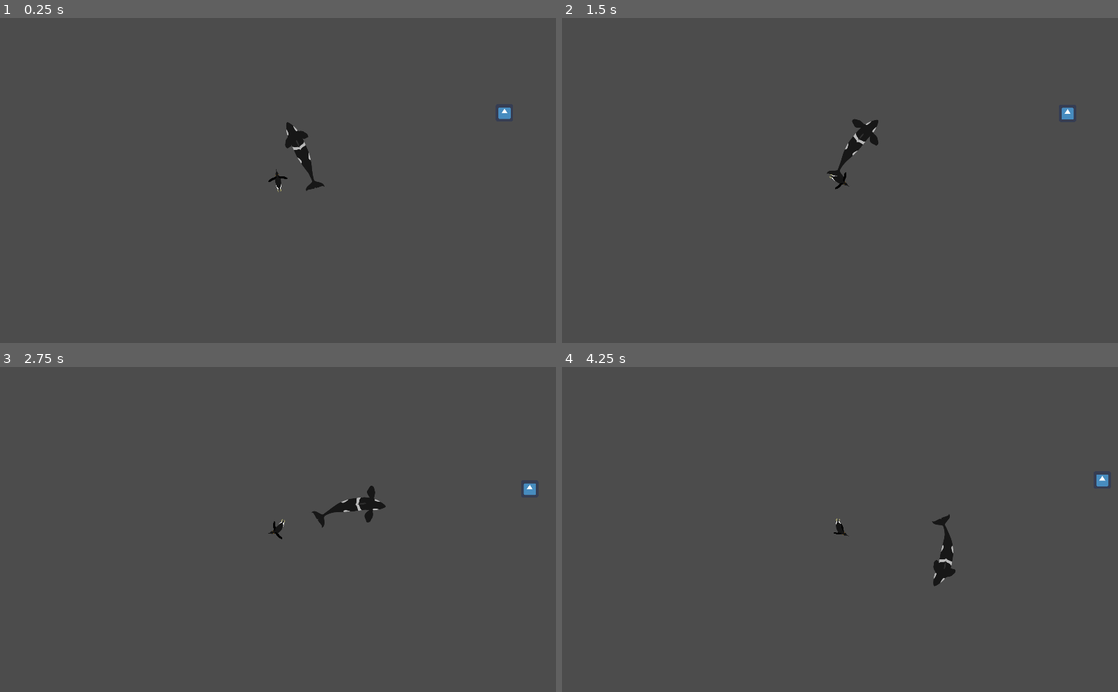
Above: before the commit, frames 1-4 (two rows, left to right).
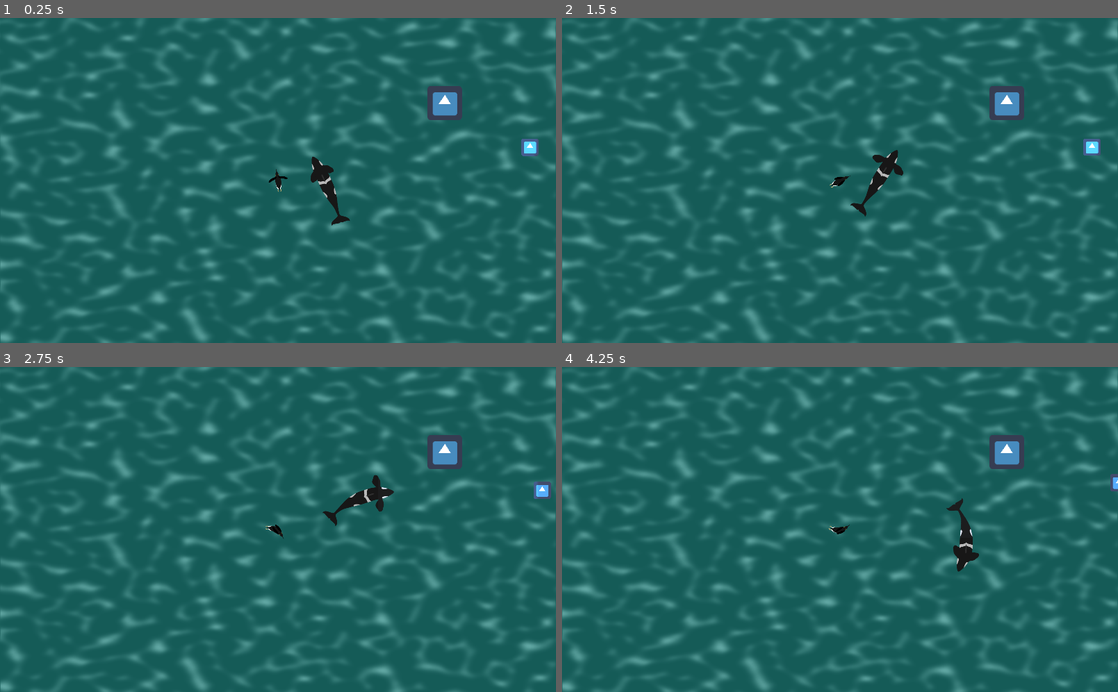
Above: after the commit, the same moments.

Repository: matheus-s-arruda/pinguim_race
Game: Godot game, scene res://src/entities/gamplay/world.tscn
Two runs of this game, one before a commit and one after it. Both use one fixed random seed, a clock stepped at 60 frames per second and the inputs below. The engine's default icon, where the game draws it, is replaced by a stand-in: a white triangle on a blue panel in a dark square.
Inputs (mouse positions are in pixels of both pictures, inside the frame that each line leads up to):
- Up to frame 1 (0.25 s): no input
- Up to frame 2 (1.5 s): tap Enter at 0.5 s; move the mouse to (962, 164) at 0.52 s; hold Right (ui_right) 0.53-1.28 s; hold Space (ui_select) 0.53-1.28 s; click (962, 164) at 0.67 s; move the mouse to (728, 196) at 1.27 s; hold Down (ui_down) from 1.28 s (still down); tap Space (ui_select) at 1.35 s
- Up to frame 3 (2.75 s): tap Space (ui_select) at 1.52, 1.82 s; move the mouse to (333, 458) at 2.02 s; release Down (ui_down) at 2.03 s; hold Right (ui_right) from 2.03 s (still down); hold Space (ui_select) from 2.03 s (still down)
- Up to frame 4 (4.25 s): move the mouse to (812, 594) at 2.77 s; release Right (ui_right) at 2.78 s; release Space (ui_select) at 2.78 s; hold Up (ui_up) 2.78-3.53 s; tap Space (ui_select) at 2.85, 3.02, 3.32 s; click (812, 594) at 2.92 s; move the mouse to (1006, 578) at 3.52 s; hold Left (ui_left) from 3.53 s (still down); hold Space (ui_select) from 3.53 s (still down)

The runs differ from the first frame. In frame 1, 100% of the frame differs, in the area x 0-100%, y 0-100%; in frame 2, 100%; in frame 3, 99%; in frame 4, 100%.

Commit message:
classe pinguim

Diff:
--- a/project.godot
+++ b/project.godot
@@ -7,6 +7,16 @@
 ;   param=value ; assign values to parameters
 
 config_version=4
+
+_global_script_classes=[ {
+"base": "KinematicBody2D",
+"class": "GPenguin",
+"language": "GDScript",
+"path": "res://src/entities/pinguins/class.gd"
+} ]
+_global_script_class_icons={
+"GPenguin": ""
+}
 
 [application]
 
@@ -49,6 +59,10 @@
 , Object(InputEventKey,"resource_local_to_scene":false,"resource_name":"","device":0,"alt":false,"shift":false,"control":false,"meta":false,"command":false,"pressed":false,"scancode":83,"physical_scancode":0,"unicode":0,"echo":false,"script":null)
  ]
 }
+slide={
+"deadzone": 0.5,
+"events": [  ]
+}
 
 [physics]
 
--- a/src/entities/gamplay/world.tscn
+++ b/src/entities/gamplay/world.tscn
@@ -1,9 +1,37 @@
-[gd_scene load_steps=5 format=2]
+[gd_scene load_steps=9 format=2]
 
 [ext_resource path="res://src/entities/whale/whale.tscn" type="PackedScene" id=1]
 [ext_resource path="res://src/entities/orca/orca.tscn" type="PackedScene" id=2]
 [ext_resource path="res://icon.png" type="Texture" id=3]
 [ext_resource path="res://src/entities/pinguins/imperial/pinguin_imperial.tscn" type="PackedScene" id=4]
+
+[sub_resource type="Shader" id=1]
+code = "shader_type canvas_item;
+
+uniform sampler2D _normal;
+
+
+void fragment(){
+	float _fator = texture(_normal, UV).r;
+	if (_fator > 0.4) {
+		COLOR += pow(_fator - 0.15, 4.0) * 0.8;
+	}
+
+
+}"
+
+[sub_resource type="OpenSimplexNoise" id=4]
+octaves = 2
+period = 15.6
+persistence = 0.0
+lacunarity = 1.0
+
+[sub_resource type="NoiseTexture" id=2]
+noise = SubResource( 4 )
+
+[sub_resource type="ShaderMaterial" id=3]
+shader = SubResource( 1 )
+shader_param/_normal = SubResource( 2 )
 
 [node name="world" type="Node2D"]
 
@@ -21,10 +49,33 @@
 texture = ExtResource( 3 )
 
 [node name="pinguin_imperial" parent="." instance=ExtResource( 4 )]
-position = Vector2( 1262, -207 )
+position = Vector2( 1168, -334 )
 rotation = -1.72235
 
 [node name="Camera2D" type="Camera2D" parent="pinguin_imperial"]
 rotation = 1.72235
 current = true
 zoom = Vector2( 2, 2 )
+smoothing_enabled = true
+smoothing_speed = 10.0
+
+[node name="canvas_water" type="CanvasLayer" parent="."]
+layer = -1
+
+[node name="ColorRect" type="ColorRect" parent="canvas_water"]
+material = SubResource( 3 )
+anchor_right = 1.0
+anchor_bottom = 1.0
+color = Color( 0.0823411, 0.355469, 0.341639, 1 )
+__meta__ = {
+"_edit_use_anchors_": false
+}
+
+[node name="Light2D" type="Light2D" parent="canvas_water"]
+position = Vector2( 867, 144 )
+texture = ExtResource( 3 )
+texture_scale = 5.35
+
+[node name="Sprite" type="Sprite" parent="canvas_water"]
+position = Vector2( 819, 157 )
+texture = ExtResource( 3 )
--- /dev/null
+++ b/src/entities/pinguins/class.gd
@@ -0,0 +1,65 @@
+class_name GPenguin
+extends KinematicBody2D
+
+enum {IN_WATER, IN_TERRAIN}
+enum {NORMAL, IN_SLIDE}
+
+const SLIDE_WATER := 1.0
+const SLIDE_TERRAIN := 2.0
+const MAX_SPEED := 1000.0
+const ACCELR_TIME := 4.0
+const MAX_ROTATE_SPEED := 0.06
+
+var slide := 1.0
+var state = IN_WATER
+var substate = NORMAL
+var input_speed := 0.0
+var input_dir := 0.0
+var input_slide := false setget _handle_slide
+
+var _motion := Vector2.ZERO
+var _current_speed := 0.0
+var _current_rotation := 0.0
+var _flag_anim_slide := 0.0
+
+func _physics_process(delta):
+	_handle_states(delta)
+	_animation()
+
+
+	_motion = move_and_slide(_motion, Vector2.UP)
+	_current_speed = lerp(_current_speed,  input_speed * MAX_SPEED, delta / ACCELR_TIME if input_speed != 0.0 else delta)
+	_motion = lerp(_motion, Vector2.RIGHT.rotated(global_rotation) * _current_speed, delta * slide)
+
+	_current_rotation = lerp(_current_rotation, input_dir, delta * 4.0 if input_dir != 0.0 else delta * 8.0)
+	global_rotation += _current_rotation * MAX_ROTATE_SPEED * slide
+
+
+func _animation():
+	$AnimationTree["parameters/BlendTree/TimeScale/scale"] = (3.0 - ((_motion.length() / MAX_SPEED) * 2.0)) if input_speed != 0.0 or input_dir != 0.0 else 0.1
+	$AnimationTree["parameters/BlendTree/swim_stop/blend_amount"] = 0.9 - (_current_speed / MAX_SPEED)
+	$AnimationTree["parameters/BlendTree/left_right/blend_amount"] = _current_rotation
+	$AnimationTree["parameters/BlendTree/fins_slide/blend_amount"] = _flag_anim_slide
+	$AnimationTree["parameters/BlendTree/fins_motion/scale"] =  (4.0 - ((_motion.length() / MAX_SPEED) * 3.0)) if input_speed != 0.0 or input_dir != 0.0 else 0.1
+
+
+func _handle_states(delta):
+	match state:
+		IN_WATER:
+			slide = SLIDE_WATER
+
+		IN_TERRAIN:
+			slide = SLIDE_TERRAIN
+
+	match substate:
+		NORMAL:
+			_flag_anim_slide = _flag_anim_slide - (delta * 4.0) if _flag_anim_slide > 0.0 else 0.0
+
+		IN_SLIDE:
+			_flag_anim_slide = _flag_anim_slide + (delta * 4.0) if _flag_anim_slide < 1.0 else 1.0
+			slide *= 0.5
+
+
+func _handle_slide(value:bool):
+	input_slide = value
+	substate = IN_SLIDE if input_slide else NORMAL
--- a/src/entities/pinguins/imperial/pinguin_imperial.gd
+++ b/src/entities/pinguins/imperial/pinguin_imperial.gd
@@ -1,35 +1,7 @@
-extends KinematicBody2D
-
-
-const MAX_SPEED := 1000.0
-const ACCELR_TIME := 4.0
-const MAX_ROTATE_SPEED := 0.06
-
-var _input_speed := 0.0
-var _input_dir := 0.0
-
-var _motion := Vector2.ZERO
-var _current_speed := 0.0
-var _current_rotation := 0.0
-
-
-func _physics_process(delta):
-	_animation()
-	_motion = move_and_slide(_motion, Vector2.UP)
-	_current_speed = lerp(_current_speed,  _input_speed * MAX_SPEED, delta / ACCELR_TIME if _input_speed != 0.0 else delta)
-	_motion = Vector2.RIGHT.rotated(global_rotation) * _current_speed
-
-	_current_rotation = lerp(_current_rotation, _input_dir, delta * 4.0 if _input_dir != 0.0 else delta * 8.0)
-	global_rotation += _current_rotation * MAX_ROTATE_SPEED
-
-
-func _animation():
-	$AnimationTree["parameters/BlendTree/swim_stop/blend_amount"] = 0.9 - (_current_speed / MAX_SPEED)
-	$AnimationTree["parameters/BlendTree/left_right/blend_amount"] = _current_rotation
-	$AnimationTree["parameters/BlendTree/fins_slide/blend_amount"]
-	$AnimationTree["parameters/BlendTree/fins_motion/scale"] =  0.1 + (_input_speed * (6.0 - ((_current_speed / MAX_SPEED) * 5.0)))
+extends GPenguin
 
 
 func _input(_event):
-	_input_speed = Input.get_axis("ui_down", "ui_up")
-	_input_dir = Input.get_axis("ui_left", "ui_right")
+	input_speed = Input.get_axis("ui_down", "ui_up")
+	input_dir = Input.get_axis("ui_left", "ui_right")
+	self.input_slide = Input.is_action_pressed("ui_select")
--- a/src/entities/pinguins/imperial/pinguin_imperial.tscn
+++ b/src/entities/pinguins/imperial/pinguin_imperial.tscn
@@ -165,6 +165,18 @@
 "transitions": PoolRealArray( 1 ),
 "update": 0,
 "values": [ Vector2( 1, 1 ) ]
+}
+tracks/13/type = "value"
+tracks/13/path = NodePath("Skeleton2D/origin:position")
+tracks/13/interp = 1
+tracks/13/loop_wrap = true
+tracks/13/imported = false
+tracks/13/enabled = true
+tracks/13/keys = {
+"times": PoolRealArray( 0 ),
+"transitions": PoolRealArray( 1 ),
+"update": 0,
+"values": [ Vector2( 77.087, 86.2641 ) ]
 }
 
 [sub_resource type="Animation" id=9]
@@ -359,6 +371,18 @@
 "update": 0,
 "values": [ -43.9243 ]
 }
+tracks/9/type = "value"
+tracks/9/path = NodePath("Skeleton2D/origin:position")
+tracks/9/interp = 1
+tracks/9/loop_wrap = true
+tracks/9/imported = false
+tracks/9/enabled = true
+tracks/9/keys = {
+"times": PoolRealArray( 0 ),
+"transitions": PoolRealArray( 1 ),
+"update": 0,
+"values": [ Vector2( 77.087, 86.2641 ) ]
+}
 
 [sub_resource type="Animation" id=5]
 resource_name = "left"
@@ -471,6 +495,18 @@
 "update": 0,
 "values": [ -43.9243 ]
 }
+tracks/9/type = "value"
+tracks/9/path = NodePath("Skeleton2D/origin:position")
+tracks/9/interp = 1
+tracks/9/loop_wrap = true
+tracks/9/imported = false
+tracks/9/enabled = true
+tracks/9/keys = {
+"times": PoolRealArray( 0 ),
+"transitions": PoolRealArray( 1 ),
+"update": 0,
+"values": [ Vector2( 77.087, 86.2641 ) ]
+}
 
 [sub_resource type="Animation" id=6]
 resource_name = "right"
@@ -582,6 +618,18 @@
 "transitions": PoolRealArray( 1 ),
 "update": 0,
 "values": [ -43.9243 ]
+}
+tracks/9/type = "value"
+tracks/9/path = NodePath("Skeleton2D/origin:position")
+tracks/9/interp = 1
+tracks/9/loop_wrap = true
+tracks/9/imported = false
+tracks/9/enabled = true
+tracks/9/keys = {
+"times": PoolRealArray( 0 ),
+"transitions": PoolRealArray( 1 ),
+"update": 0,
+"values": [ Vector2( 77.087, 86.2641 ) ]
 }
 
 [sub_resource type="Animation" id=7]
@@ -598,7 +646,7 @@
 "times": PoolRealArray( 0, 0.1, 0.4, 0.5, 0.6, 0.9 ),
 "transitions": PoolRealArray( 1, 1, 1, 1, 1, 1 ),
 "update": 0,
-"values": [ 3.29711, 2.69713, -2.0277, -2.70268, -2.1027, 2.62213 ]
+"values": [ -5.26699, -3.67967, 9.01892, 10.6062, 9.01892, -3.67967 ]
 }
 tracks/1/type = "value"
 tracks/1/path = NodePath("Skeleton2D/origin/tronco:rotation_degrees")
@@ -610,7 +658,7 @@
 "times": PoolRealArray( 0, 0.1, 0.4, 0.5, 0.6, 0.9 ),
 "transitions": PoolRealArray( 1, 1, 1, 1, 1, 1 ),
 "update": 0,
-"values": [ -7.53265, -6.09907, 5.19039, 6.80317, 5.36959, -5.91987 ]
+"values": [ -14.0411, -10.6564, 16.4207, 19.8053, 16.4207, -10.6564 ]
 }
 tracks/2/type = "value"
 tracks/2/path = NodePath("Skeleton2D/origin/quadril:rotation_degrees")
@@ -619,10 +667,10 @@
 tracks/2/imported = false
 tracks/2/enabled = true
 tracks/2/keys = {
-"times": PoolRealArray( 0, 0.1, 0.2, 0.3, 0.4, 0.5, 0.6, 0.7, 0.8, 0.9 ),
-"transitions": PoolRealArray( 1, 1, 1, 1, 1, 1, 1, 1, 1, 1 ),
-"update": 0,
-"values": [ 3.69622, 3.69863, 3.69649, 3.69086, 3.68524, 3.67961, 3.6772, 3.67934, 3.68497, 3.69059 ]
+"times": PoolRealArray( 0, 0.1, 0.4, 0.5, 0.6, 0.9 ),
+"transitions": PoolRealArray( 1, 1, 1, 1, 1, 1 ),
+"update": 0,
+"values": [ 3.68805, 3.68242, 3.67934, 3.68778, 3.17773, 3.70225 ]
 }
 tracks/3/type = "value"
 tracks/3/path = NodePath("Skeleton2D/origin/quadril/bacia/pernas:rotation_degrees")
@@ -631,10 +679,10 @@
 tracks/3/imported = false
 tracks/3/enabled = true
 tracks/3/keys = {
-"times": PoolRealArray( 0, 0.1, 0.2, 0.3, 0.4, 0.5, 0.6, 0.7, 0.8, 0.9 ),
-"transitions": PoolRealArray( 1, 1, 1, 1, 1, 1, 1, 1, 1, 1 ),
-"update": 0,
-"values": [ 3.80414, 4.39247, 3.86951, 2.49674, 1.12397, -0.248798, -0.837127, -0.314167, 1.0586, 2.43137 ]
+"times": PoolRealArray( 0, 0.1, 0.4, 0.5, 0.6, 0.9 ),
+"transitions": PoolRealArray( 1, 1, 1, 1, 1, 1 ),
+"update": 0,
+"values": [ 1.81036, 0.437586, -0.314167, 1.74498, 2.97906, 5.27496 ]
 }
 tracks/4/type = "value"
 tracks/4/path = NodePath("Skeleton2D/origin/quadril/bacia:rotation_degrees")
@@ -643,10 +691,10 @@
 tracks/4/imported = false
 tracks/4/enabled = true
 tracks/4/keys = {
-"times": PoolRealArray( 0, 0.1, 0.2, 0.3, 0.4, 0.5, 0.6, 0.7, 0.8, 0.9 ),
-"transitions": PoolRealArray( 1, 1, 1, 1, 1, 1, 1, 1, 1, 1 ),
-"update": 0,
-"values": [ -4.27972, -4.02528, -4.25145, -4.84515, -5.43884, -6.03254, -6.28698, -6.06081, -5.46711, -4.87342 ]
+"times": PoolRealArray( 0, 0.1, 0.4, 0.5, 0.6, 0.9 ),
+"transitions": PoolRealArray( 1, 1, 1, 1, 1, 1 ),
+"update": 0,
+"values": [ -5.14199, -5.73569, -6.06081, -5.17027, -1.51132, -3.64362 ]
 }
 tracks/5/type = "value"
 tracks/5/path = NodePath("Skeleton2D/origin/tronco/neck/cabeca:rotation_degrees")
@@ -658,7 +706,7 @@
 "times": PoolRealArray( 0, 0.1, 0.4, 0.5, 0.6, 0.9 ),
 "transitions": PoolRealArray( 1, 1, 1, 1, 1, 1 ),
 "update": 0,
-"values": [ -88.8815, -89.6037, -95.2904, -96.1028, -95.3807, -89.6939 ]
+"values": [ -78.3412, -81.6835, -108.422, -111.765, -108.422, -81.6835 ]
 }
 tracks/6/type = "value"
 tracks/6/path = NodePath("Skeleton2D/origin/quadril/bacia/pernas/patas:rotation_degrees")
@@ -667,10 +715,10 @@
 tracks/6/imported = false
 tracks/6/enabled = true
 tracks/6/keys = {
-"times": PoolRealArray( 0, 0.1, 0.2, 0.3, 0.4, 0.5, 0.6, 0.7, 0.8, 0.9 ),
-"transitions": PoolRealArray( 1, 1, 1, 1, 1, 1, 1, 1, 1, 1 ),
-"update": 0,
-"values": [ 89.9302, 90.5479, 89.9988, 88.5574, 87.1161, 85.6747, 85.057, 85.6061, 87.0474, 88.4888 ]
+"times": PoolRealArray( 0, 0.1, 0.4, 0.5, 0.6, 0.9 ),
+"transitions": PoolRealArray( 1, 1, 1, 1, 1, 1 ),
+"update": 0,
+"values": [ 87.8367, 86.3954, 85.6061, 87.7681, 90.5041, 91.4744 ]
 }
 tracks/7/type = "value"
 tracks/7/path = NodePath("Skeleton2D/origin/tronco/neck/cabeca/Position2D:rotation_degrees")
@@ -684,6 +732,18 @@
 "update": 0,
 "values": [ -35.4653, -35.4653, -35.4653, -35.4653, -35.4653, -35.4653 ]
 }
+tracks/8/type = "value"
+tracks/8/path = NodePath("Skeleton2D/origin:position")
+tracks/8/interp = 1
+tracks/8/loop_wrap = true
+tracks/8/imported = false
+tracks/8/enabled = true
+tracks/8/keys = {
+"times": PoolRealArray( 0, 0.3, 0.4, 0.5, 0.8, 0.9, 1, 1.4, 1.5, 1.6, 1.9 ),
+"transitions": PoolRealArray( 1, 1, 1, 1, 1, 1, 1, 1, 1, 1, 1 ),
+"update": 0,
+"values": [ Vector2( 82.4204, 86.2641 ), Vector2( 72.8203, 86.2641 ), Vector2( 71.7536, 86.2641 ), Vector2( 72.8203, 86.2641 ), Vector2( 82.4204, 86.2641 ), Vector2( 83.7537, 86.2641 ), Vector2( 82.4204, 86.2641 ), Vector2( 72.8203, 86.2641 ), Vector2( 71.7536, 86.2641 ), Vector2( 72.8203, 86.2641 ), Vector2( 82.4204, 86.2641 ) ]
+}
 
 [sub_resource type="AnimationNodeAnimation" id=11]
 animation = "idle"
@@ -716,21 +776,21 @@
 [sub_resource type="AnimationNodeBlend2" id=17]
 
 [sub_resource type="AnimationNodeBlendTree" id=19]
-graph_offset = Vector2( -651.429, 212.857 )
+graph_offset = Vector2( -710, 11.4286 )
 nodes/Animation/node = SubResource( 16 )
-nodes/Animation/position = Vector2( -457.143, 57.1429 )
+nodes/Animation/position = Vector2( -628.571, 57.1429 )
 "nodes/Animation 2/node" = SubResource( 11 )
-"nodes/Animation 2/position" = Vector2( -457.143, 171.429 )
+"nodes/Animation 2/position" = Vector2( -628.571, 171.429 )
 "nodes/Animation 3/node" = SubResource( 12 )
-"nodes/Animation 3/position" = Vector2( -285.714, -57.1429 )
+"nodes/Animation 3/position" = Vector2( -457.143, -57.1429 )
 "nodes/Animation 4/node" = SubResource( 13 )
-"nodes/Animation 4/position" = Vector2( -285.714, 257.143 )
+"nodes/Animation 4/position" = Vector2( -457.143, 257.143 )
 "nodes/Animation 5/node" = SubResource( 21 )
 "nodes/Animation 5/position" = Vector2( -457.143, 371.429 )
 "nodes/Animation 6/node" = SubResource( 22 )
 "nodes/Animation 6/position" = Vector2( -285.714, 514.286 )
 nodes/TimeScale/node = SubResource( 24 )
-nodes/TimeScale/position = Vector2( 285.714, 171.429 )
+nodes/TimeScale/position = Vector2( -114.286, 57.1429 )
 nodes/_add/node = SubResource( 20 )
 nodes/_add/position = Vector2( 85.7143, 171.429 )
 nodes/fins_motion/node = SubResource( 25 )
@@ -738,11 +798,11 @@
 nodes/fins_slide/node = SubResource( 23 )
 nodes/fins_slide/position = Vector2( -114.286, 371.429 )
 nodes/left_right/node = SubResource( 18 )
-nodes/left_right/position = Vector2( -85.7143, 57.1429 )
-nodes/output/position = Vector2( 457.143, 171.429 )
+nodes/left_right/position = Vector2( -257.143, 57.1429 )
+nodes/output/position = Vector2( 285.714, 171.429 )
 nodes/swim_stop/node = SubResource( 17 )
-nodes/swim_stop/position = Vector2( -285.714, 57.1429 )
-node_connections = [ "fins_motion", 0, "Animation 5", "output", 0, "TimeScale", "TimeScale", 0, "_add", "left_right", 0, "Animation 3", "left_right", 1, "swim_stop", "left_right", 2, "Animation 4", "fins_slide", 0, "fins_motion", "fins_slide", 1, "Animation 6", "swim_stop", 0, "Animation", "swim_stop", 1, "Animation 2", "_add", 0, "left_right", "_add", 1, "fins_slide" ]
+nodes/swim_stop/position = Vector2( -457.143, 57.1429 )
+node_connections = [ "output", 0, "_add", "TimeScale", 0, "left_right", "left_right", 0, "Animation 3", "left_right", 1, "swim_stop", "left_right", 2, "Animation 4", "fins_motion", 0, "Animation 5", "swim_stop", 0, "Animation", "swim_stop", 1, "Animation 2", "_add", 0, "TimeScale", "_add", 1, "fins_slide", "fins_slide", 0, "fins_motion", "fins_slide", 1, "Animation 6" ]
 
 [sub_resource type="AnimationNodeStateMachine" id=2]
 states/BlendTree/node = SubResource( 19 )
@@ -785,9 +845,6 @@
 [node name="origin" type="Bone2D" parent="Skeleton2D"]
 position = Vector2( 77.087, 86.2641 )
 rest = Transform2D( 1, 0, 0, 1, 77.087, 86.2641 )
-__meta__ = {
-"_edit_lock_": true
-}
 
 [node name="tronco" type="Bone2D" parent="Skeleton2D/origin"]
 rest = Transform2D( 1, 0, 0, 1, 0, 0 )
@@ -883,9 +940,9 @@
 anim_player = NodePath("../AnimationPlayer")
 active = true
 parameters/playback = SubResource( 3 )
-parameters/BlendTree/TimeScale/scale = 0.5
+parameters/BlendTree/TimeScale/scale = 1.0
 parameters/BlendTree/_add/add_amount = 1.0
 parameters/BlendTree/fins_motion/scale = 4.0
 parameters/BlendTree/fins_slide/blend_amount = 0.0
 parameters/BlendTree/left_right/blend_amount = 0.0
-parameters/BlendTree/swim_stop/blend_amount = 0.9
+parameters/BlendTree/swim_stop/blend_amount = 0.0
